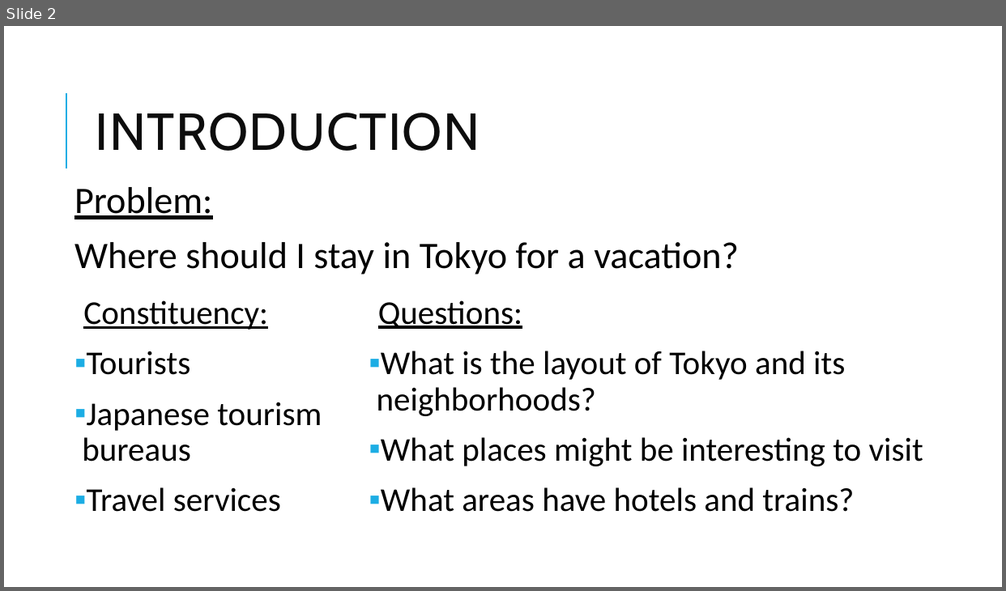
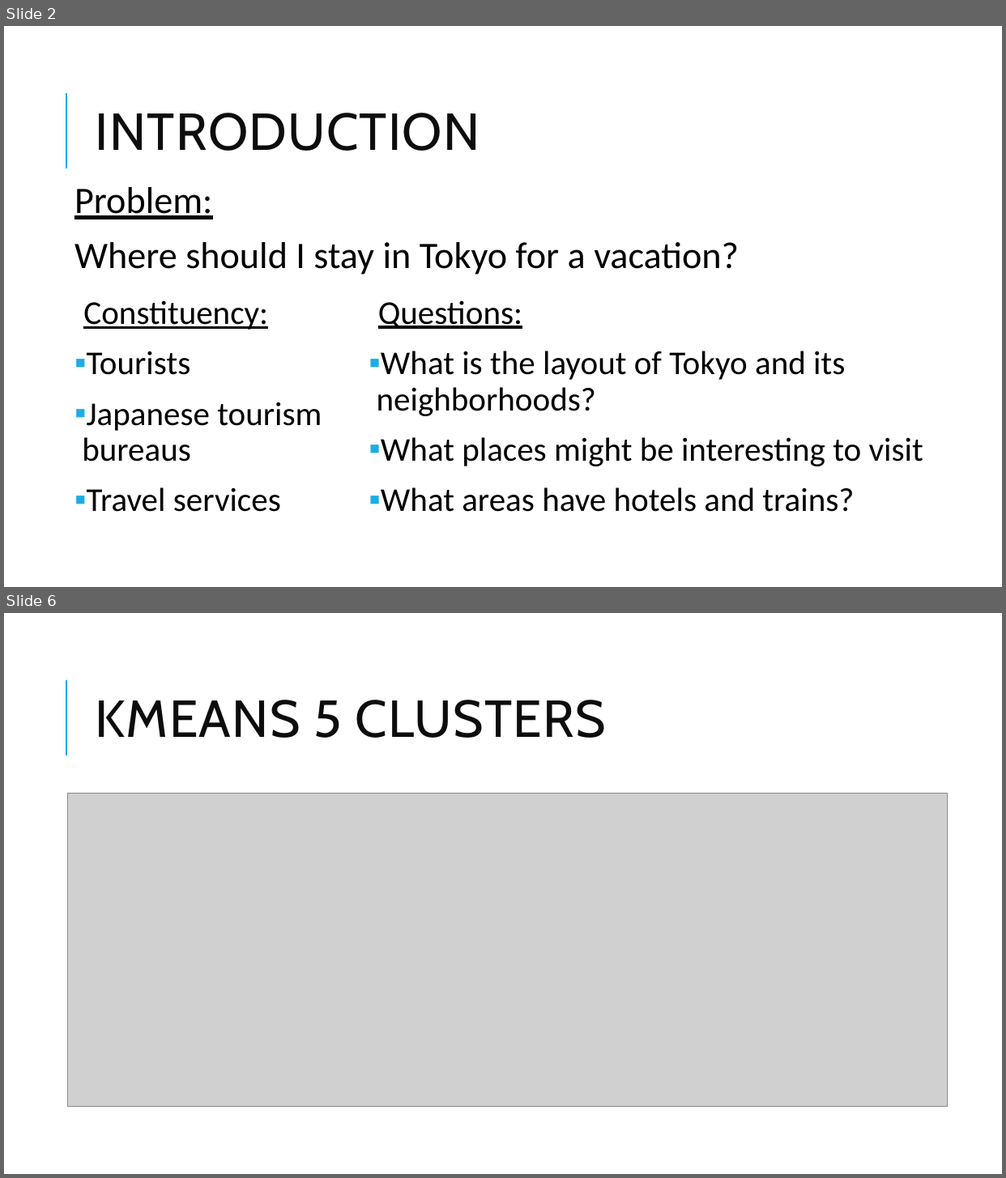
Before and after one commit to zarnajin/AppliedDataScienceCapstone, a slide deck: CapstonePresentation-Tokyo.pptx. Shown one above the other, each under a label of ours: slide 2 before the commit, slides 2 and 6 after it; the slides between them are not shown. The pictures are 1006x591 and 1006x1178 pixels, drawn with LibreOffice and Linux fonts; fonts in the diff are those of the drawing; grey boxes stand for pictures. Boxes give left, top, right and bottom in pixels: in the first picture for what was removed or moved away, otherwise in the second. Text is boxed around its words. In the diff, an @@ line names an element or a change of style, - is before the commit and + after.

```diff
--- a/CapstonePresentation-Tokyo.pptx
+++ b/CapstonePresentation-Tokyo.pptx
@@ slide 6 added at (4, 613, 1002, 1174), background #FFFFFF; not listed: 1 template element that a slide beside it also shows @@
@@ title added at (96, 700, 606, 738), 50 pt, text #0D0D0D @@
+KMEANS 5 CLUSTERS
@@ picture added at (68, 793, 948, 1106) @@
```
Also in this commit, not shown: 1 slide changed, 12 other slides added, 1 slide removed, 1 other file.
